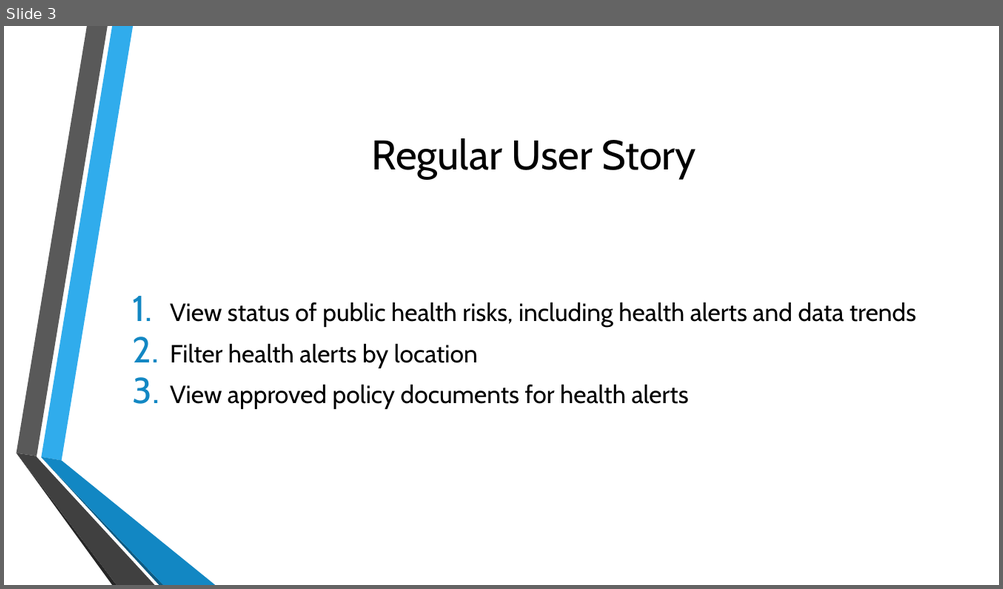
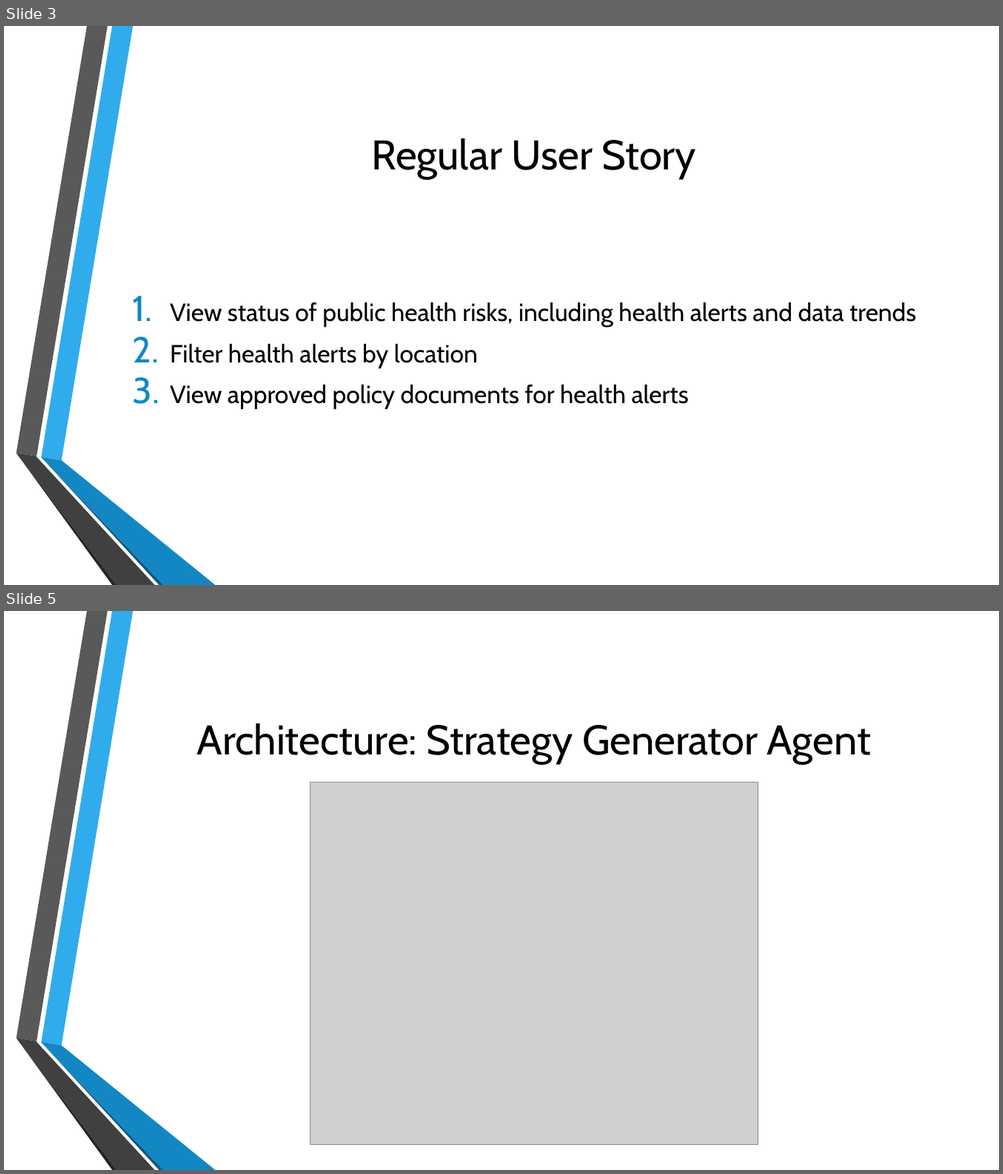
Before and after one commit to bah-scsp-hackathon-2025/public-health-app, a slide deck: BAH-Hackathon.pptx. Shown one above the other, each under a label of ours: slide 3 before the commit, slides 3 and 5 after it; the slides between them are not shown. The pictures are 1003x589 and 1003x1174 pixels, drawn with LibreOffice and Linux fonts; fonts in the diff are those of the drawing; grey boxes stand for pictures; background and template pictures are left out. Boxes give left, top, right and bottom in pixels: in the first picture for what was removed or moved away, otherwise in the second. Text is boxed around its words. In the diff, an @@ line names an element or a change of style, - is before the commit and + after.

```diff
--- a/BAH-Hackathon.pptx
+++ b/BAH-Hackathon.pptx
@@ slide 5 added at (4,611,999,1170), background picture (left out); not listed: 6 template elements that a slide beside it also shows @@
@@ title added at (197,723,871,764), 40 pt, text #000000 @@
+Architecture: Strategy Generator Agent
@@ picture added at (310,783,757,1145) @@
```
Also in this commit, not shown: 2 slides changed, 1 other slide added.
